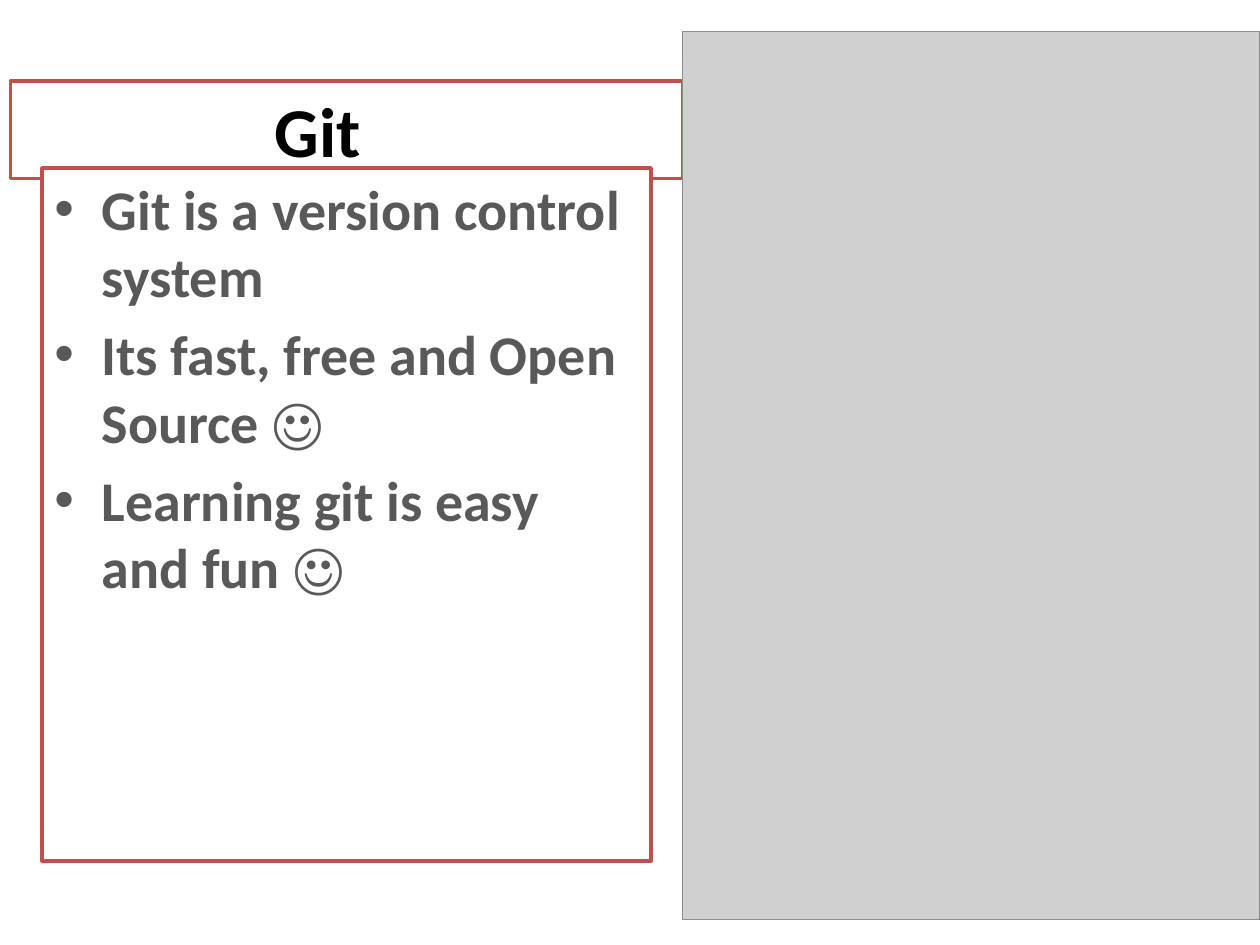
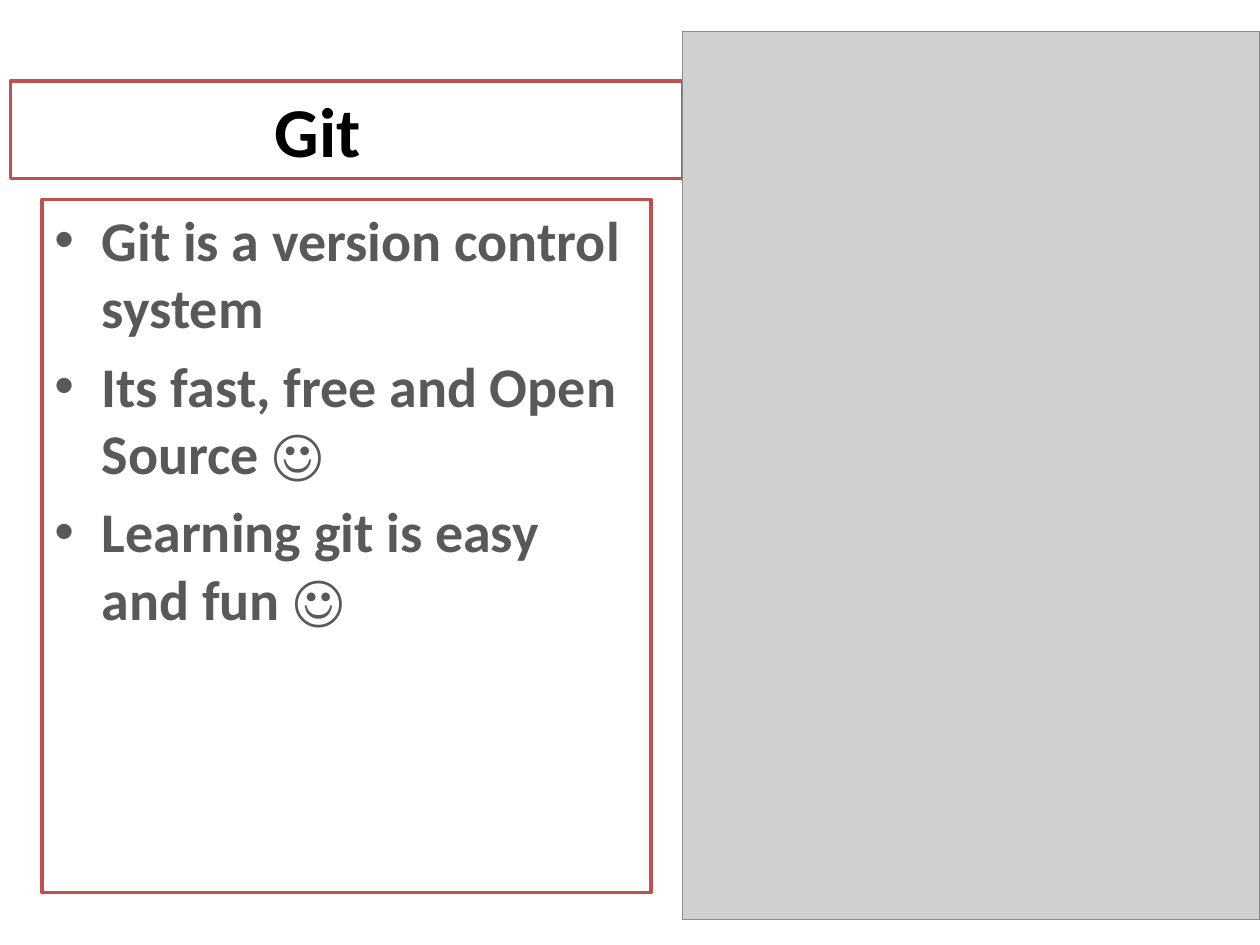
Before and after one commit to isdani/Beginner_Guide_To_Git_-_Github, a slide deck: slide 3 of Introductiongit.pptx (slide 2 before the commit). Drawn at 1260x945 pixels with LibreOffice and Linux fonts; fonts in the diff are those of the drawing; grey boxes stand for pictures; background and template pictures are left out. Boxes give left, top, right and bottom in pixels: in the first picture for what was removed or moved away, otherwise in the second. Text is boxed around its words. In the diff, an @@ line names an element or a change of style, - is before the commit and + after.

```diff
--- a/Introductiongit.pptx
+++ b/Introductiongit.pptx
@@ rectangle "Git is a version control ...": place and size @@
-rectangle "Git is a version control ..." at box(42, 168, 650, 861)
+rectangle "Git is a version control ..." at box(42, 199, 650, 892)
```
Also in this commit, not shown: 1 other slide changed, 17 slides added.
